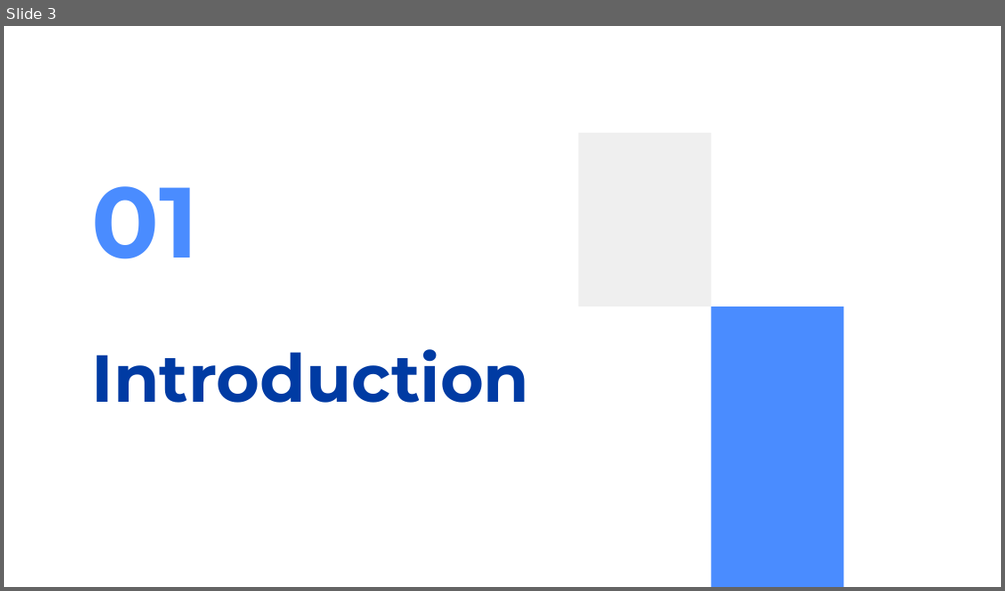
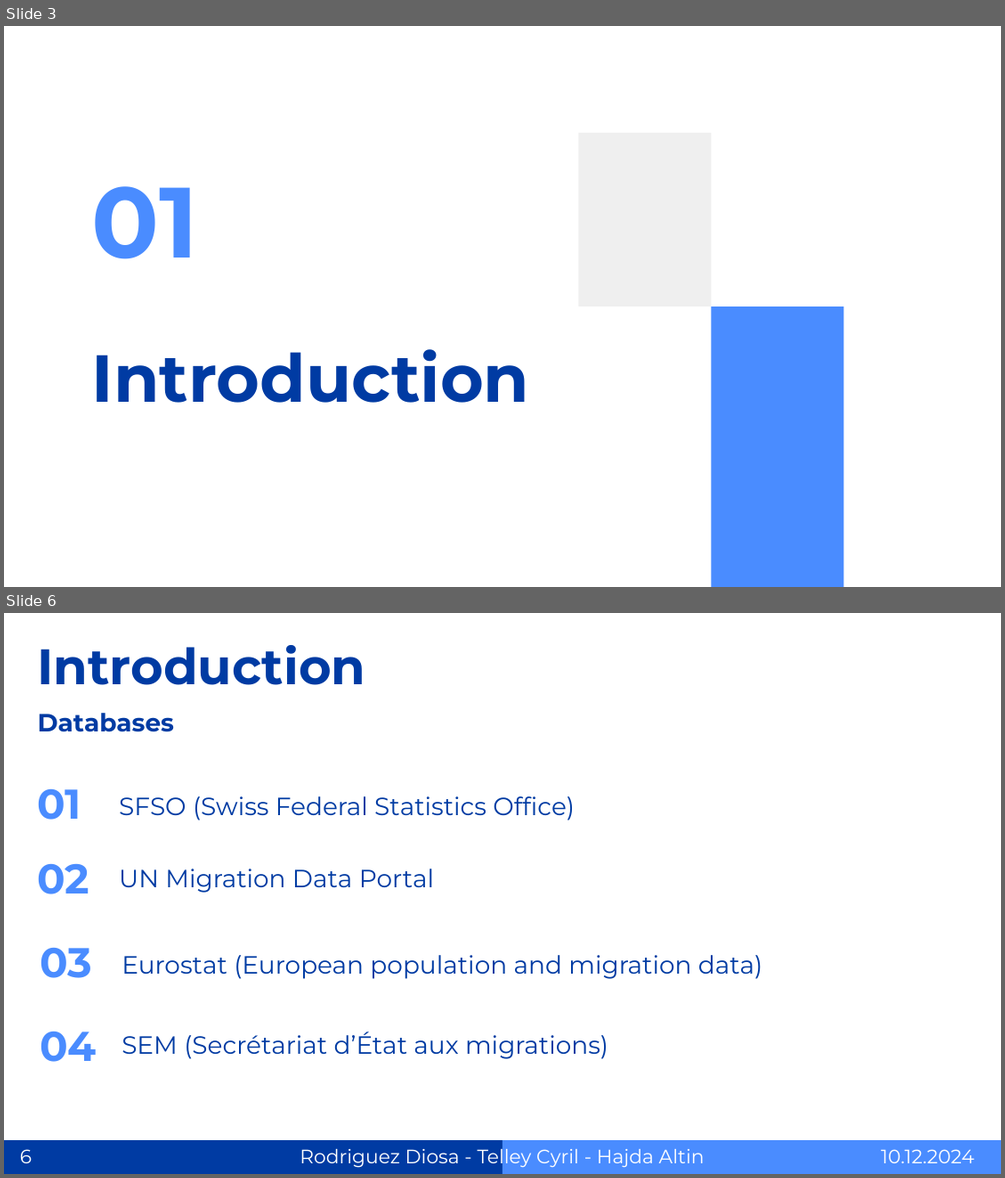
Before and after one commit to SuperMegaFort/TSM-AnSeqDa, a slide deck: presentation/pres_AnSeqDa.pptx. Shown one above the other, each under a label of ours: slide 3 before the commit, slides 3 and 6 after it; the slides between them are not shown. The pictures are 1005x591 and 1005x1178 pixels, drawn with LibreOffice and Linux fonts; fonts in the diff are those of the drawing. Boxes give left, top, right and bottom in pixels: in the first picture for what was removed or moved away, otherwise in the second. Text is boxed around its words. In the diff, an @@ line names an element or a change of style, - is before the commit and + after.

```diff
--- a/presentation/pres_AnSeqDa.pptx
+++ b/presentation/pres_AnSeqDa.pptx
@@ slide 6 added at box(4, 613, 1001, 1174), background #FFFFFF @@
@@ title added at box(37, 645, 365, 685), 36 pt, text #003BA3, bold @@
+Introduction
@@ title added at box(38, 713, 175, 732), 18 pt, text #003BA3, bold @@
+Databases
@@ title added at box(37, 789, 81, 819), 30 pt, text #4A8CFF, bold @@
+01
@@ text added at box(119, 796, 574, 820), 18 pt, text #003BA3 @@
+SFSO (Swiss Federal Statistics Office)
@@ text added at box(37, 864, 89, 894), 30 pt, text #4A8CFF, bold @@
+02
@@ text added at box(119, 868, 434, 892), 18 pt, text #003BA3 @@
+UN Migration Data Portal
@@ text added at box(40, 948, 92, 978), 30 pt, text #4A8CFF, bold @@
+03
@@ text added at box(121, 955, 763, 979), 18 pt, text #003BA3 @@
+Eurostat (European population and migration data)
@@ text added at box(40, 1031, 97, 1062), 30 pt, text #4A8CFF, bold @@
+04
@@ text added at box(121, 1031, 608, 1059), 18 pt, text #003BA3 @@
+SEM (Secrétariat d’État aux migrations)
@@ rectangle added at box(4, 1140, 502, 1174), fill #003BA3 @@
@@ text added at box(299, 1145, 704, 1168), 14 pt, text #FFFFFF @@
+Rodriguez Diosa - Telley Cyril - Hajda Altin
@@ rectangle added at box(502, 1140, 1001, 1174), fill #4A8CFF @@
@@ page number added at box(20, 1149, 32, 1163), 14 pt, text #FFFFFF @@
+6
@@ text added at box(881, 1149, 974, 1163), 14 pt, text #FFFFFF @@
+10.12.2024
```
Also in this commit, not shown: 5 slides changed, 20 other slides added, 3 other files.
